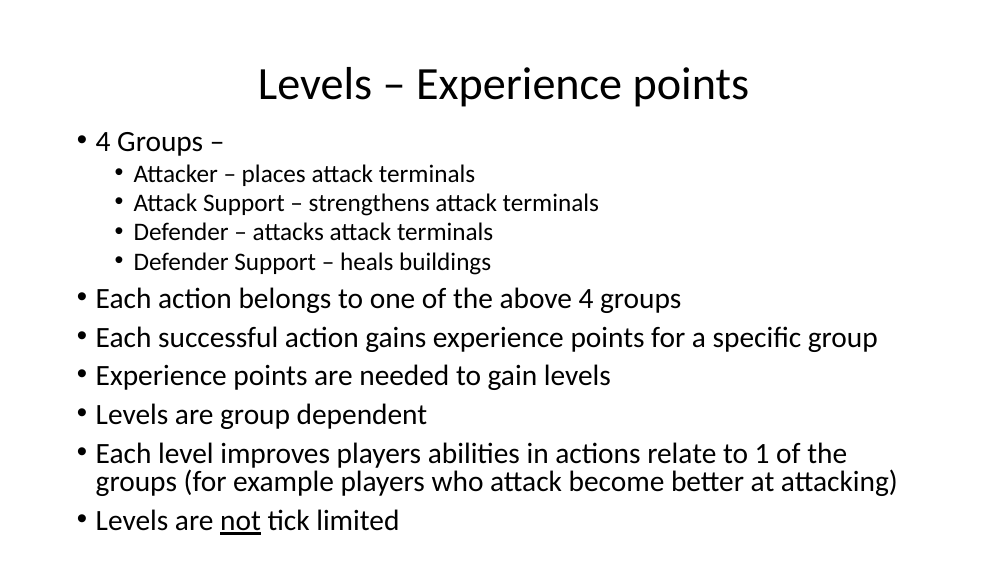
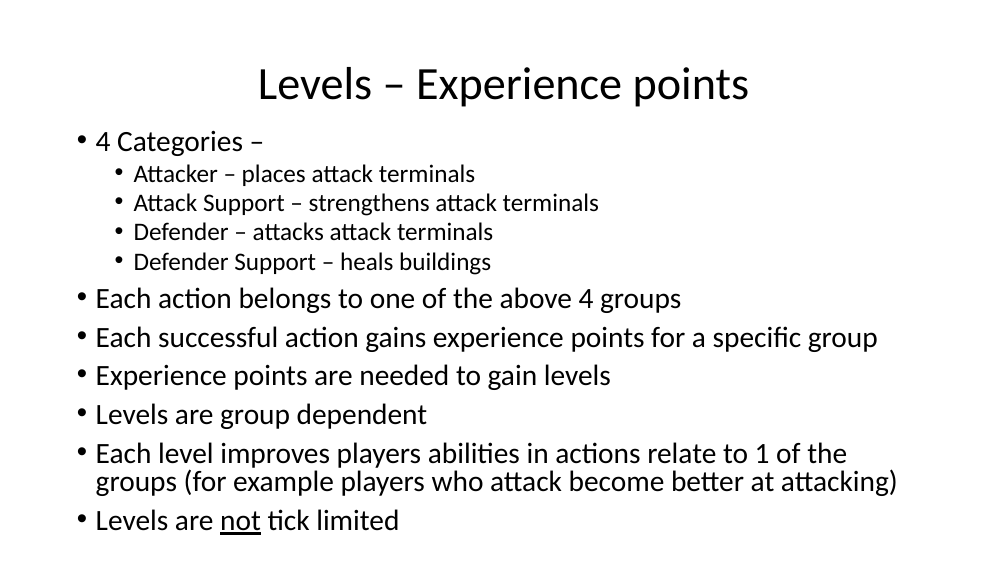
Before and after one commit to mj2905/GestionOrganisation, a slide deck: slide 11 of regles.pptx. Drawn at 1008x567 pixels with LibreOffice and Linux fonts; fonts in the diff are those of the drawing. Boxes give left, top, right and bottom in pixels: in the first picture for what was removed or moved away, otherwise in the second. Text is boxed around its words. In the diff, an @@ line names an element or a change of style, - is before the commit and + after.

```diff
--- a/regles.pptx
+++ b/regles.pptx
@@ text at box(96, 130, 243, 156): text changed @@
-• 4 Groups –
+• 4 Categories –
```
Also in this commit, not shown: 1 other slide changed, 2 other files.
